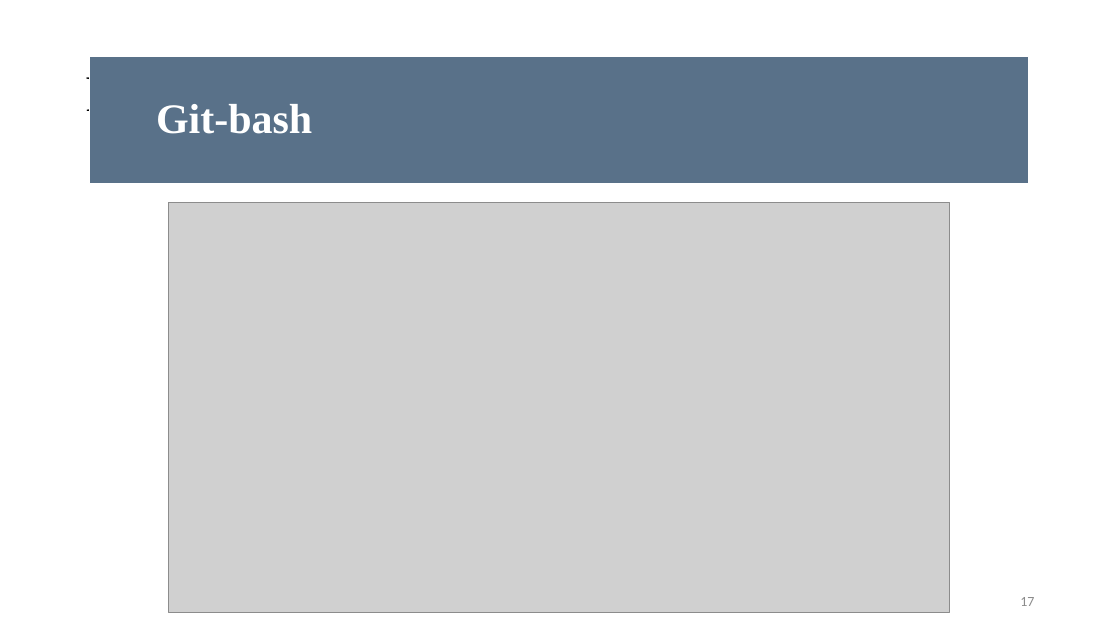
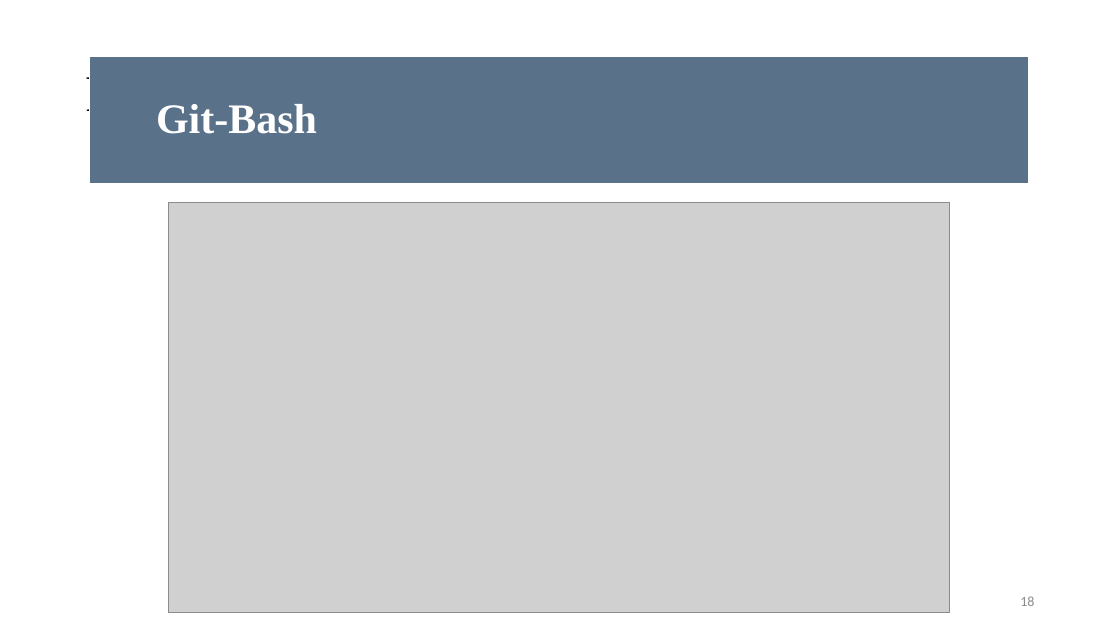
Before and after one commit to Vincenzocr/Slides-Ingegneria-Finanziaria-Unict, a slide deck: slide 18 of Configurazione Anaconda e PyCharm - Introduzione Git.pptx (slide 17 before the commit). Drawn at 1120x630 pixels with LibreOffice and Linux fonts; fonts in the diff are those of the drawing; grey boxes stand for pictures. Boxes give left, top, right and bottom in pixels: in the first picture for what was removed or moved away, otherwise in the second. Text is boxed around its words. In the diff, an @@ line names an element or a change of style, - is before the commit and + after.

```diff
--- a/Configurazione Anaconda e PyCharm - Introduzione Git.pptx
+++ b/Configurazione Anaconda e PyCharm - Introduzione Git.pptx
@@ text in rectangle at [156, 104, 317, 134]: text changed @@
-Git-bash
+Git-Bash
@@ page number at [1020, 596, 1034, 606]: text changed @@
-17
+18
```
Also in this commit, not shown: 5 other slides changed, 3 slides added, 3 other files.
